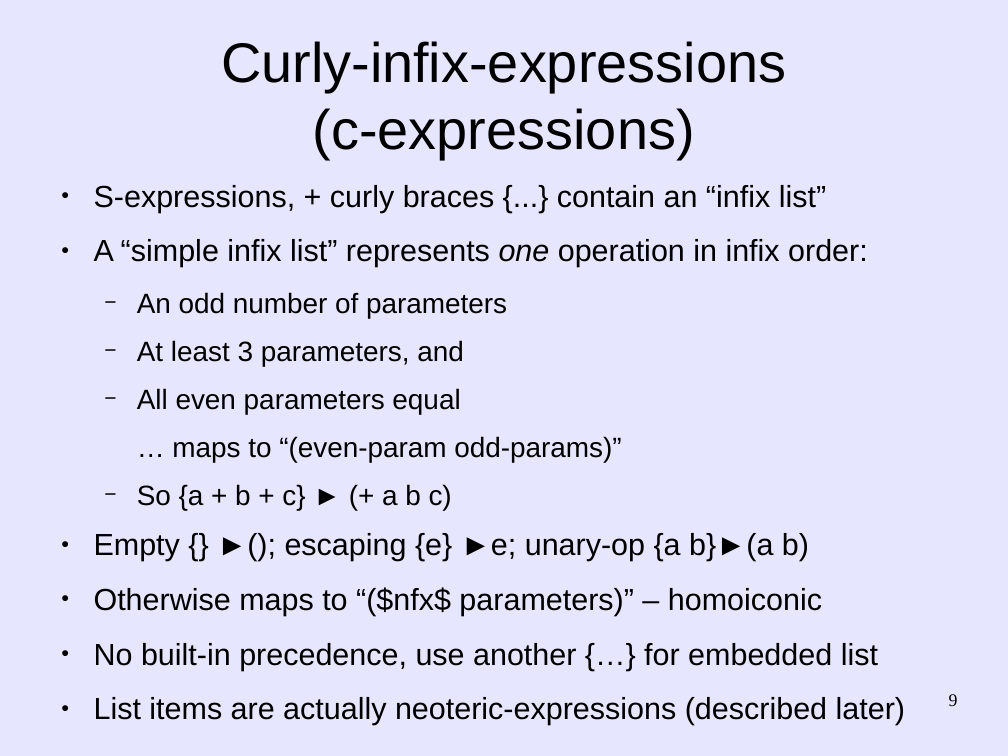
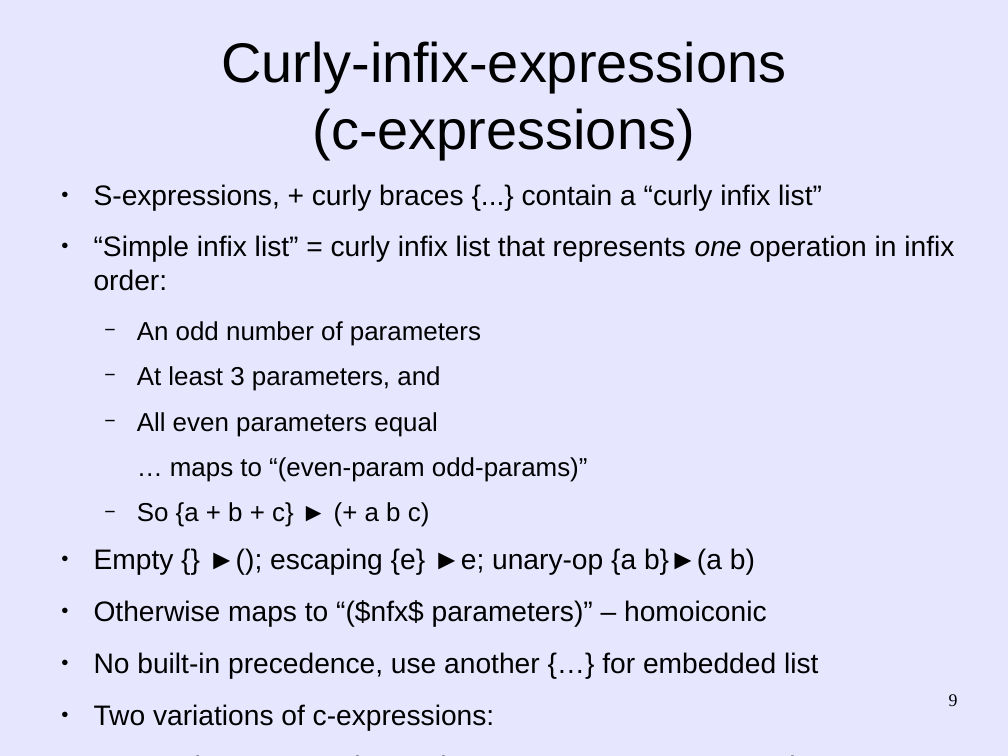
Before and after one commit to martin12333/Readable-Lisp-S-expressions, a slide deck: slide 9 of readable-s-expressions.odp. Drawn at 1008x756 pixels with LibreOffice and Linux fonts; fonts in the diff are those of the drawing. Boxes give left, top, right and bottom in pixels: in the first picture for what was removed or moved away, otherwise in the second. Text is boxed around its words. In the diff, an @@ line names an element or a change of style, - is before the commit and + after.

Commit message:
readable-s-expressions.odp: Mention "full" vs. "basic" c-expressions

```diff
--- a/readable-s-expressions.odp
+++ b/readable-s-expressions.odp
@@ text at bbox=[94, 184, 954, 291]: text changed; size 24 to 22.2 pt @@
-● S-expressions, + curly braces {...} contain an “infix list”
-● A “simple infix list” represents one operation in infix order:
+● S-expressions, + curly braces {...} contain a “curly infix list”
+● “Simple infix list” = curly infix list that represents one operation in infix order:
@@ text at bbox=[94, 321, 818, 678]: size 22 to 20.4 pt in "An odd number of parameters", "At least 3 parameters, and", "All even parameters equal", "… maps to “(even-param odd-params)”" and 1 more places; size 24 to 22.2 pt in "Empty {} ►(); escaping {e} ►e; unary-op ...", "Otherwise maps to “($nfx$ parameters)” – homoiconic", "No built-in precedence, use another {…} for ..." @@
@@ text at bbox=[94, 704, 495, 730]: text changed; size 24 to 22.2 pt @@
-● List items are actually neoteric-expressions (described later)
+● Two variations of c-expressions:
+  − “Basic” c-expressions: Elements are more c-expressions
+  − “Full” c-expressions: Elements are neoteric-expressions (described later)
```
Also in this commit, not shown: 6 other slides changed.
